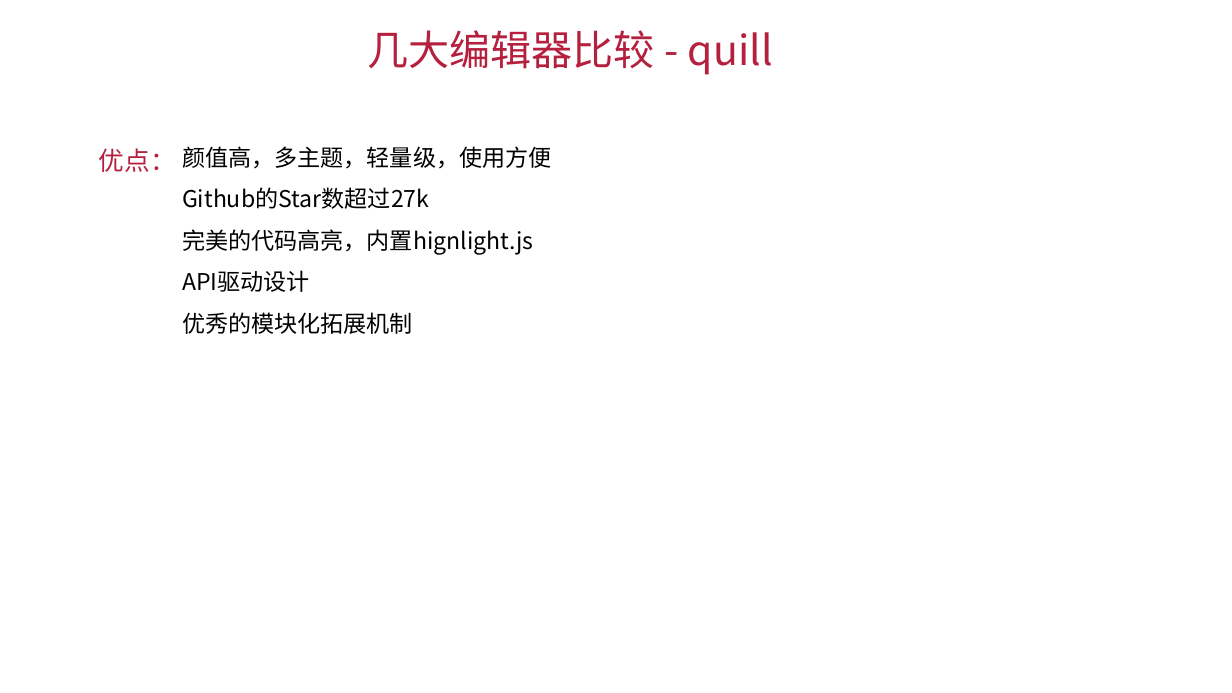
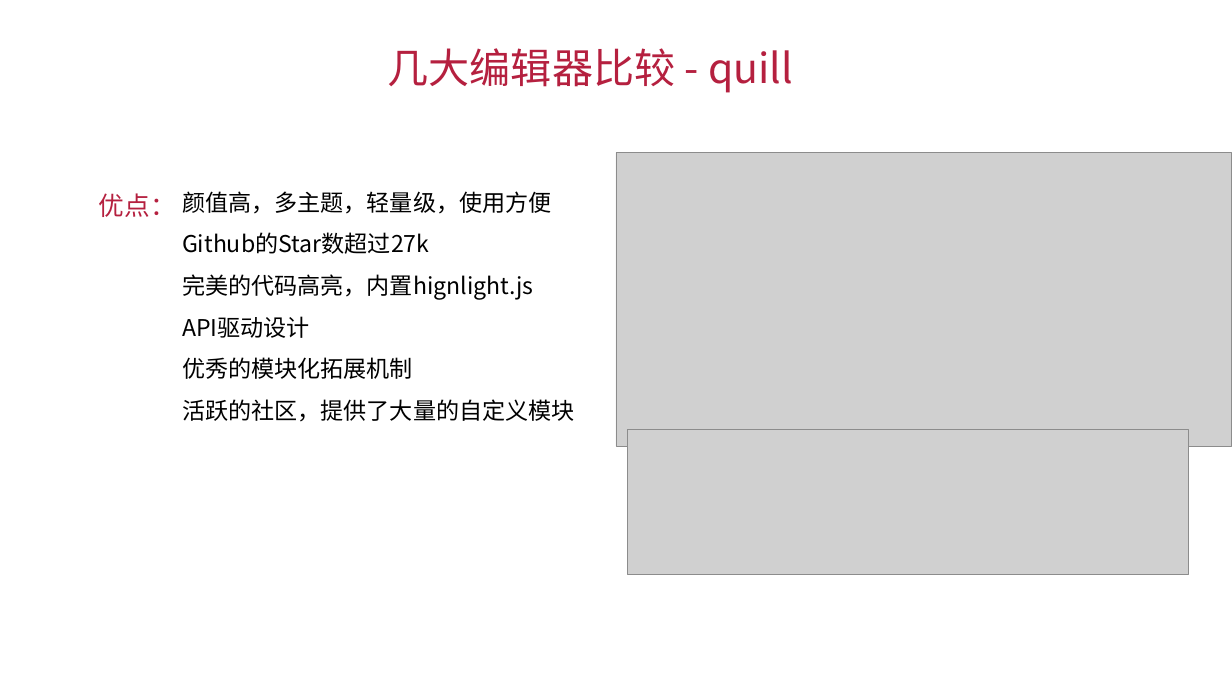
Before and after one commit to LINZJAI/editor-demo, a slide deck: slide 16 of 富文本编辑器初探(1)/富文本编辑器初探(1).pptx. Drawn at 1232x693 pixels with LibreOffice and Linux fonts; fonts in the diff are those of the drawing; grey boxes stand for pictures. Boxes give left, top, right and bottom in pixels: in the first picture for what was removed or moved away, otherwise in the second. Text is boxed around its words. In the diff, an @@ line names an element or a change of style, - is before the commit and + after.

```diff
--- a/富文本编辑器初探(1)/富文本编辑器初探(1).pptx
+++ b/富文本编辑器初探(1)/富文本编辑器初探(1).pptx
@@ text "几大编辑器比较 - quill" moved from (x1=367, y1=30, x2=773, y2=75) to (x1=388, y1=48, x2=793, y2=93) @@
@@ text "优点：" moved from (x1=99, y1=148, x2=176, y2=172) to (x1=99, y1=193, x2=176, y2=217) @@
@@ text "颜值高，多主题，轻量级，使用方便" moved from (x1=182, y1=146, x2=552, y2=334) to (x1=182, y1=191, x2=575, y2=422) @@
@@ picture added at (x1=616, y1=152, x2=1232, y2=446) @@
@@ text at (x1=182, y1=399, x2=575, y2=422): paragraph added @@
+活跃的社区，提供了大量的自定义模块
@@ picture added at (x1=628, y1=430, x2=1188, y2=575) @@
```
Also in this commit, not shown: 16 other slides changed, 1 slide added, 2 other files.
